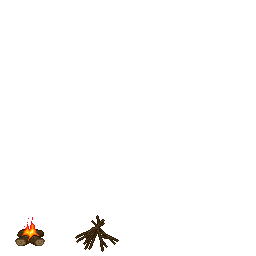
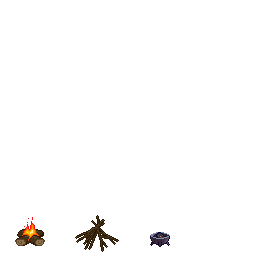
Before/after of a 256px x 256px layered artwork. What changed in the layer stack:
added layer "Слой 10" above "Слой 7" over [150, 232, 170, 247]
